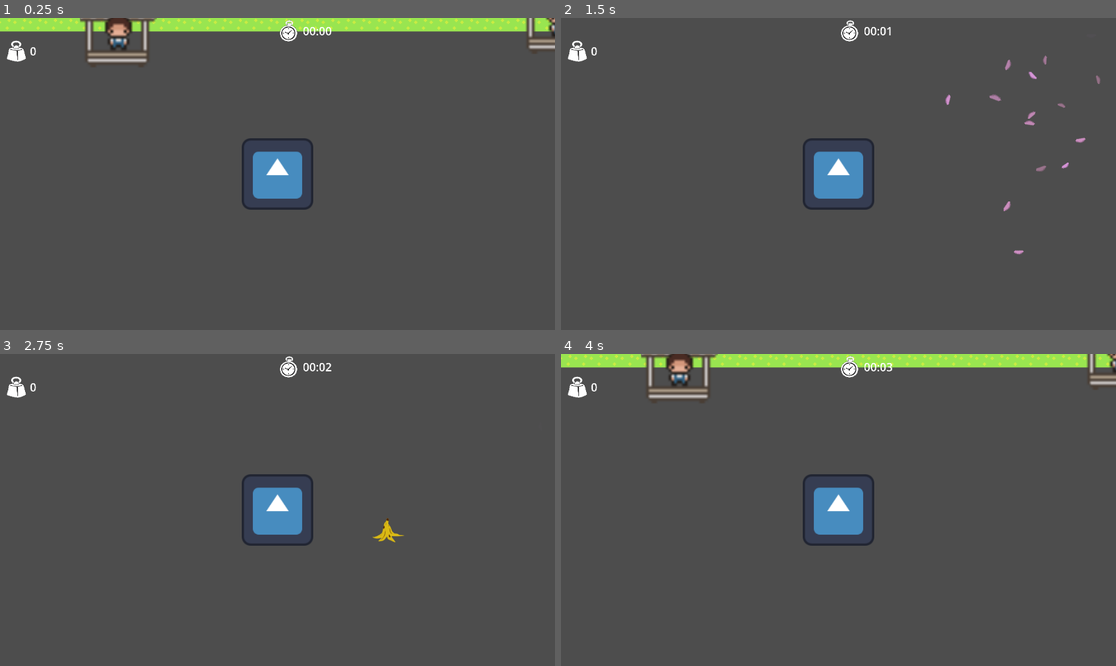
Above: before the commit, frames 1-4 (two rows, left to right).
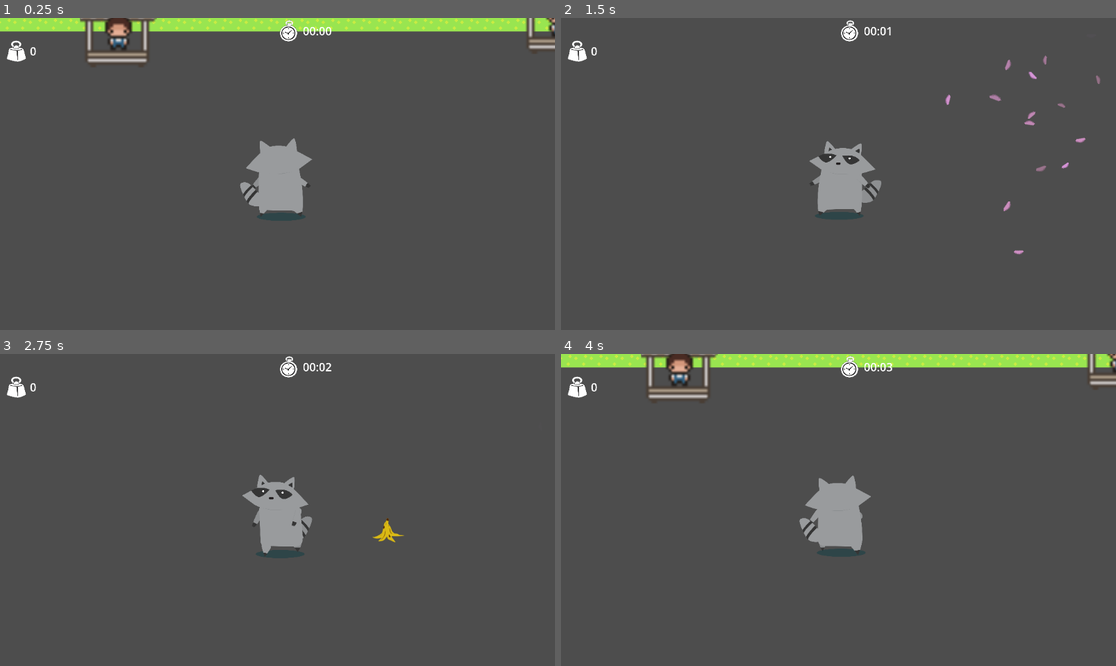
Above: after the commit, the same moments.

Repository: Lu-ni/upsi-jam-6
Game: Godot game, scene res://scenes/MainScene.tscn
The game is run twice, just before and just after one commit, with the same random seed, the same clock (stepped at 60 frames per second) and the same inputs. The engine's default icon, where the game draws it, is replaced by a stand-in: a white triangle on a blue panel in a dark square.
Inputs:
- Up to frame 1 (0.25 s): no input
- Up to frame 2 (1.5 s): tap Enter at 0.5 s; hold Right (shop_right) 0.53-1.28 s; tap E (petals) at 0.6 s; tap Down (shop_buy) at 0.77 s; hold S (ui_down) from 1.28 s (still down); tap P at 1.35 s
- Up to frame 3 (2.75 s): tap Down (shop_buy) at 1.52 s; release S (ui_down) at 2.03 s; hold Right (shop_right) from 2.03 s (still down); tap X at 2.1 s
- Up to frame 4 (4 s): release Right (shop_right) at 2.78 s; hold W (ui_up) 2.78-3.53 s; tap R at 2.85 s; tap Down (shop_buy) at 3.02, 3.77 s; hold Left (shop_left) from 3.53 s (still down); tap E (petals) at 3.6 s

The runs differ from the first frame. In frame 1, 2.6% of the frame differs, in the area x 43-57%, y 38-66%; in frame 2, 2.5%; in frame 3, 2.5%; in frame 4, 2.5%.

Commit message:
set animated sprite for character

Diff:
--- a/scenes/HeapOfGarbage.tscn
+++ b/scenes/HeapOfGarbage.tscn
@@ -1,7 +1,7 @@
 [gd_scene format=3 uid="uid://cxmshivhhmjok"]
 
 [ext_resource type="Script" uid="uid://cv6ffmclkd5as" path="res://scripts/heap_of_garbage.gd" id="1_t85yp"]
-[ext_resource type="Texture2D" uid="uid://t17t3iqkesbp" path="res://icon.svg" id="2_p8a1b"]
+[ext_resource type="Texture2D" uid="uid://b5k2074niy61w" path="res://assets/sprites/items-and-more/tires4.svg" id="2_t85yp"]
 
 [node name="HeapOfGarbage" type="Node2D" unique_id=1990489062 groups=["garbage_pile"]]
 script = ExtResource("1_t85yp")
@@ -9,6 +9,6 @@
 
 [node name="Sprite2D" type="Sprite2D" parent="." unique_id=1134839819]
 modulate = Color(0.7765925, 0.14888993, 9.62615e-08, 1)
-texture = ExtResource("2_p8a1b")
+texture = ExtResource("2_t85yp")
 
 [node name="Node2D" type="Node2D" parent="." unique_id=360328542]
--- a/scenes/Player.tscn
+++ b/scenes/Player.tscn
@@ -1,9 +1,9 @@
 [gd_scene format=3 uid="uid://bxbwud5tu2yaq"]
 
 [ext_resource type="Script" uid="uid://doyrqmd1d1vvl" path="res://scripts/player.gd" id="1_v6fml"]
-[ext_resource type="Texture2D" uid="uid://t17t3iqkesbp" path="res://icon.svg" id="2_3li8b"]
 [ext_resource type="Script" uid="uid://dro2n346ylcnk" path="res://scripts/flower_petals.gd" id="3_3li8b"]
 [ext_resource type="Texture2D" uid="uid://b5ptlnxm6g88a" path="res://assets/particles/petal.png" id="3_mdl7e"]
+[ext_resource type="Texture2D" uid="uid://b8ltpx3o5j27" path="res://assets/sprites/raccoon-sprite.png" id="4_mdl7e"]
 
 [sub_resource type="Curve" id="Curve_mdl7e"]
 _data = [Vector2(0.020270273, 1), 0.0, 0.0, 0, 0, Vector2(0.972973, 0), 0.0, 0.0, 0, 0]
@@ -40,18 +40,112 @@
 [sub_resource type="RectangleShape2D" id="RectangleShape2D_mdl7e"]
 size = Vector2(75, 76)
 
+[sub_resource type="AtlasTexture" id="AtlasTexture_mdl7e"]
+atlas = ExtResource("4_mdl7e")
+region = Rect2(0, 0, 1199, 1300)
+
+[sub_resource type="AtlasTexture" id="AtlasTexture_qu4a1"]
+atlas = ExtResource("4_mdl7e")
+region = Rect2(1199, 0, 1199, 1300)
+
+[sub_resource type="AtlasTexture" id="AtlasTexture_70d11"]
+atlas = ExtResource("4_mdl7e")
+region = Rect2(2398, 0, 1199, 1300)
+
+[sub_resource type="AtlasTexture" id="AtlasTexture_cw2d6"]
+atlas = ExtResource("4_mdl7e")
+region = Rect2(3597, 0, 1199, 1300)
+
+[sub_resource type="AtlasTexture" id="AtlasTexture_khinc"]
+atlas = ExtResource("4_mdl7e")
+region = Rect2(0, 2600, 1199, 1300)
+
+[sub_resource type="AtlasTexture" id="AtlasTexture_6eyey"]
+atlas = ExtResource("4_mdl7e")
+region = Rect2(2398, 2600, 1199, 1300)
+
+[sub_resource type="AtlasTexture" id="AtlasTexture_bruh7"]
+atlas = ExtResource("4_mdl7e")
+region = Rect2(1199, 2600, 1199, 1300)
+
+[sub_resource type="AtlasTexture" id="AtlasTexture_lkdrv"]
+atlas = ExtResource("4_mdl7e")
+region = Rect2(0, 1300, 1199, 1300)
+
+[sub_resource type="AtlasTexture" id="AtlasTexture_p7iby"]
+atlas = ExtResource("4_mdl7e")
+region = Rect2(1199, 1300, 1199, 1300)
+
+[sub_resource type="AtlasTexture" id="AtlasTexture_0rnld"]
+atlas = ExtResource("4_mdl7e")
+region = Rect2(2398, 1300, 1199, 1300)
+
+[sub_resource type="AtlasTexture" id="AtlasTexture_srp4u"]
+atlas = ExtResource("4_mdl7e")
+region = Rect2(3597, 1300, 1199, 1300)
+
+[sub_resource type="SpriteFrames" id="SpriteFrames_qu4a1"]
+animations = [{
+"frames": [],
+"loop": true,
+"name": &"default",
+"speed": 5.0
+}, {
+"frames": [{
+"duration": 1.0,
+"texture": SubResource("AtlasTexture_mdl7e")
+}, {
+"duration": 1.0,
+"texture": SubResource("AtlasTexture_qu4a1")
+}, {
+"duration": 1.0,
+"texture": SubResource("AtlasTexture_70d11")
+}, {
+"duration": 1.0,
+"texture": SubResource("AtlasTexture_cw2d6")
+}],
+"loop": true,
+"name": &"walk_down",
+"speed": 5.0
+}, {
+"frames": [{
+"duration": 1.0,
+"texture": SubResource("AtlasTexture_khinc")
+}, {
+"duration": 1.0,
+"texture": SubResource("AtlasTexture_6eyey")
+}, {
+"duration": 1.0,
+"texture": SubResource("AtlasTexture_bruh7")
+}],
+"loop": true,
+"name": &"walk_side",
+"speed": 5.0
+}, {
+"frames": [{
+"duration": 1.0,
+"texture": SubResource("AtlasTexture_lkdrv")
+}, {
+"duration": 1.0,
+"texture": SubResource("AtlasTexture_p7iby")
+}, {
+"duration": 1.0,
+"texture": SubResource("AtlasTexture_0rnld")
+}, {
+"duration": 1.0,
+"texture": SubResource("AtlasTexture_srp4u")
+}],
+"loop": true,
+"name": &"walk_up",
+"speed": 5.0
+}]
+
 [node name="Player" type="CharacterBody2D" unique_id=657339320 groups=["player"]]
 script = ExtResource("1_v6fml")
 speed = 500.0
 
-[node name="Sprite2D" type="Sprite2D" parent="." unique_id=1115957019]
-scale = Vector2(0.58, 0.58)
-texture = ExtResource("2_3li8b")
-
 [node name="Camera2D" type="Camera2D" parent="." unique_id=1720887917]
 zoom = Vector2(2, 2)
-
-[node name="Skeleton2D" type="Skeleton2D" parent="." unique_id=1963170893]
 
 [node name="GPUParticles2D" type="GPUParticles2D" parent="." unique_id=399853638]
 emitting = false
@@ -67,3 +161,8 @@
 [node name="CollisionShape2D" type="CollisionShape2D" parent="." unique_id=1422910339]
 position = Vector2(1.5, -1)
 shape = SubResource("RectangleShape2D_mdl7e")
+
+[node name="AnimatedSprite2D" type="AnimatedSprite2D" parent="." unique_id=33095273]
+scale = Vector2(0.1, 0.1)
+sprite_frames = SubResource("SpriteFrames_qu4a1")
+animation = &"walk_up"
--- a/scripts/player.gd
+++ b/scripts/player.gd
@@ -1,23 +1,31 @@
 extends CharacterBody2D
 
 @export var speed: float = 200.0
+@export var squish_frequency: float = 8.0
+@export var squish_amount: float = 0.005
 
 var last_direction: Vector2 = Vector2.DOWN
+var bob_time: float = 0.0
 
 func _ready() -> void:
 	PlayerManager.player = self
 
-func _physics_process(_delta):
+func _physics_process(delta):
 	var direction = Input.get_vector("ui_left", "ui_right", "ui_up", "ui_down")
-	direction = direction.normalized()
+
+	if direction != Vector2.ZERO:
+		direction = direction.normalized()
+		last_direction = direction
+		play_animation("walk", direction)
+		bob_time += delta * squish_frequency
+		var squish = abs(sin(bob_time)) * squish_amount
+		$AnimatedSprite2D.scale.y = 0.1 - squish
+	else:
+		#play_animation("idle", last_direction)
+		bob_time = 0.0
+		$AnimatedSprite2D.scale.y = lerp($AnimatedSprite2D.scale.y, 0.1, 0.08)
+
 	velocity = direction * speed
-
-	# if direction != Vector2.ZERO:
-	# 	last_direction = direction
-	# 	play_animation("walk", direction)
-	# else:
-	# 	play_animation("idle", last_direction)
-
 	move_and_slide()
 
 func play_animation(anim_type: String, direction: Vector2) -> void:
@@ -36,7 +44,7 @@
 	$AnimatedSprite2D.play(anim_type + "_" + anim_dir)
 
 func player_shop_method() -> void:
-	pass;
+	pass
 
 func player_craft_method() -> void:
-	pass;
+	pass
Not shown, added: assets/sprites/raccoon-sprite.png.import
